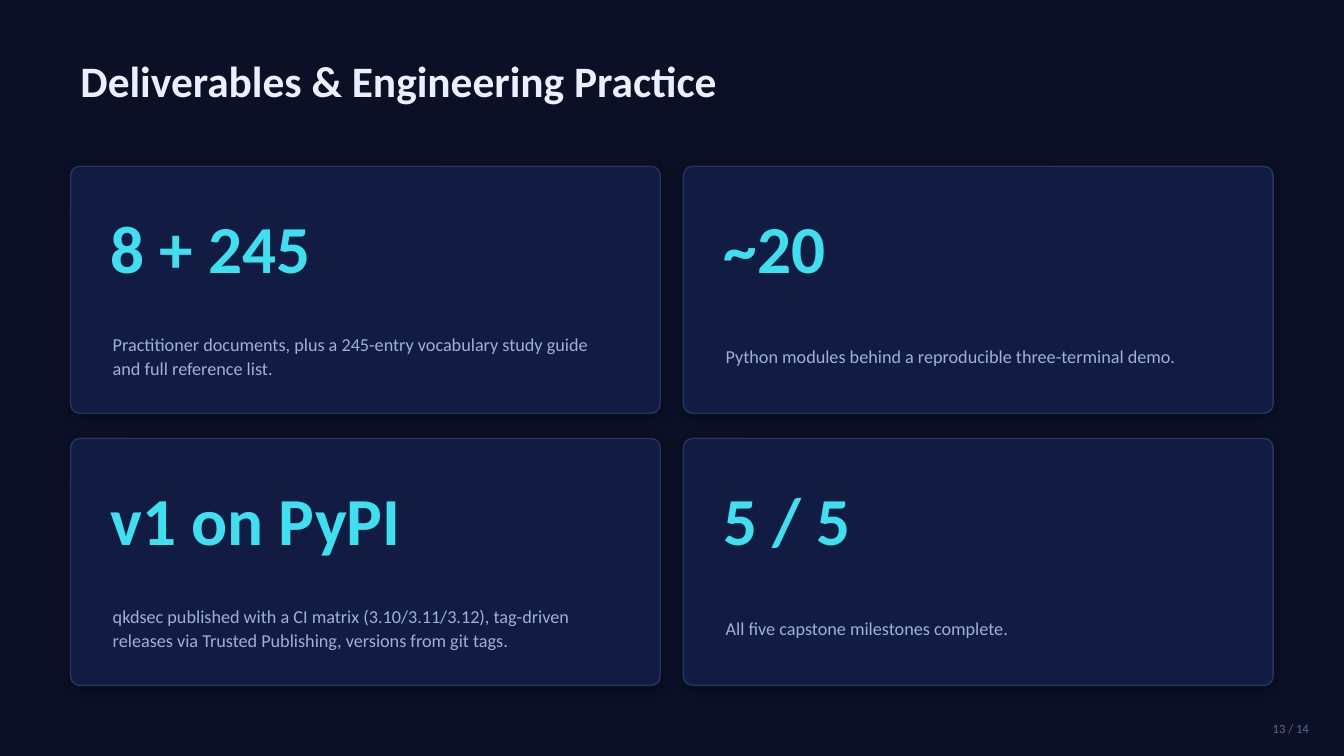
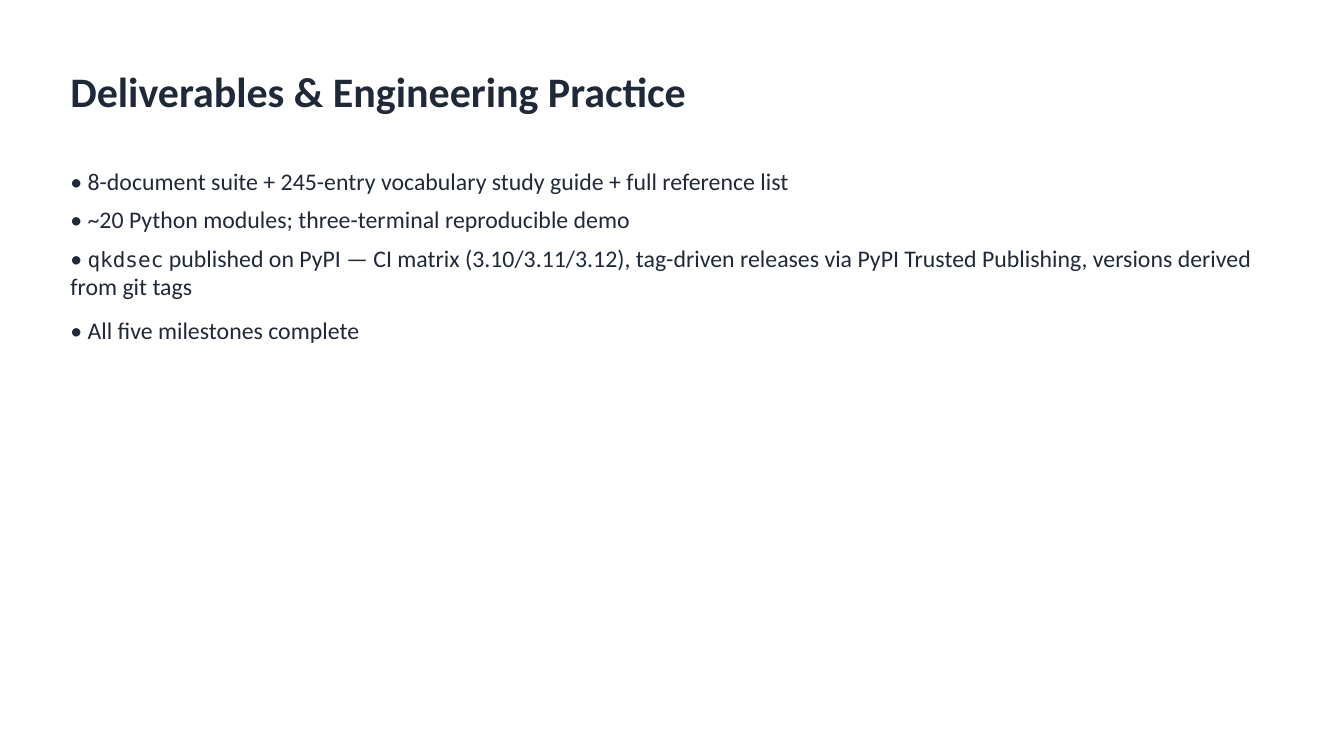
Before and after one commit to John-Jepsen/qkd-avantheir, a slide deck: slide 13 of DOCS/presentation/QKD_Capstone_Deck.pptx. Drawn at 1344x756 pixels with LibreOffice and Linux fonts; fonts in the diff are those of the drawing. Boxes give left, top, right and bottom in pixels: in the first picture for what was removed or moved away, otherwise in the second. Text is boxed around its words. In the diff, an @@ line names an element or a change of style, - is before the commit and + after.

```diff
--- a/DOCS/presentation/QKD_Capstone_Deck.pptx
+++ b/DOCS/presentation/QKD_Capstone_Deck.pptx
@@ background #0B1026 to #FFFFFF @@
@@ text "Deliverables & Engineering Practice": place and size @@
-text "Deliverables & Engineering Practice" at (80,66,716,105)
+text "Deliverables & Engineering Practice" at (70,77,686,114)
@@ text "Deliverables & Engineering Practice" at (70,77,686,114): size 31 to 30 pt, text colour #EAF0FF to #1F2937; vertical alignment middle to top @@
@@ rounded rectangle removed at (71,166,660,413) @@
@@ text at (88,173,788,194): text changed; size 13 to 17 pt; text colour #9FB0D8 to #1F2937 @@
-Practitioner documents, plus a 245-entry vocabulary study guide and full reference list.
+• 8-document suite + 245-entry vocabulary study guide + full reference list
@@ rounded rectangle removed at (684,166,1273,413) @@
@@ vertical alignment middle to top in 4 elements at (88,322,359,343), (70,249,1251,299), (88,173,788,194), (88,211,630,232) @@
@@ text at (88,211,630,232): text changed; size 13 to 17 pt; text colour #9FB0D8 to #1F2937 @@
-Python modules behind a reproducible three-terminal demo.
+• ~20 Python modules; three-terminal reproducible demo
@@ text removed at (111,226,311,274) @@
-8 + 245
@@ text removed at (724,229,825,274) @@
-~20
@@ text at (70,249,1251,299): text changed; size 13 to 17 pt; text colour #9FB0D8 to #1F2937 @@
-qkdsec published with a CI matrix (3.10/3.11/3.12), tag-driven releases via Trusted Publishing, versions from git tags.
+• qkdsec published on PyPI — CI matrix (3.10/3.11/3.12), tag-driven releases via PyPI Trusted Publishing, versions derived from git tags
@@ text at (88,322,359,343): text changed; size 13 to 17 pt; text colour #9FB0D8 to #1F2937 @@
-All five capstone milestones complete.
+• All five milestones complete
@@ rounded rectangle removed at (71,439,660,686) @@
@@ rounded rectangle removed at (684,439,1273,686) @@
@@ text removed at (111,501,401,556) @@
-v1 on PyPI
@@ text removed at (724,501,851,546) @@
-5 / 5
@@ text removed at (1273,725,1309,733) @@
-13 / 14
```
Also in this commit, not shown: 13 other slides changed, 1 other file.
